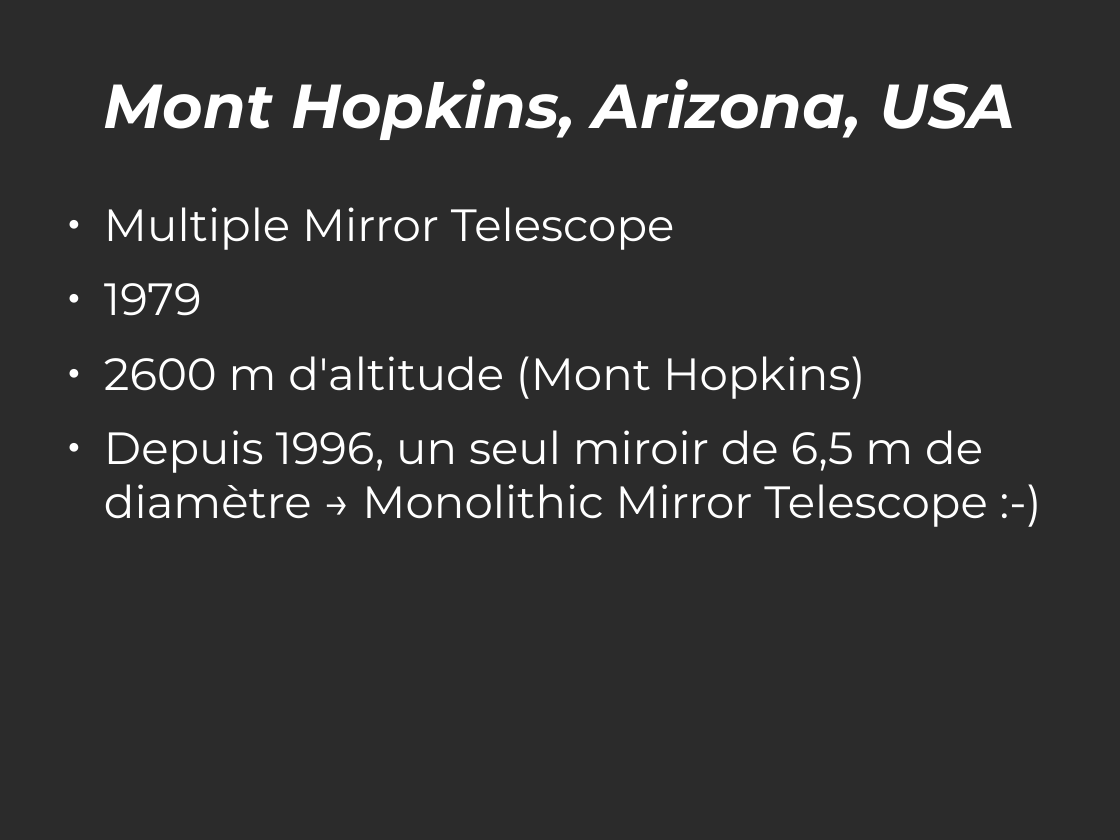
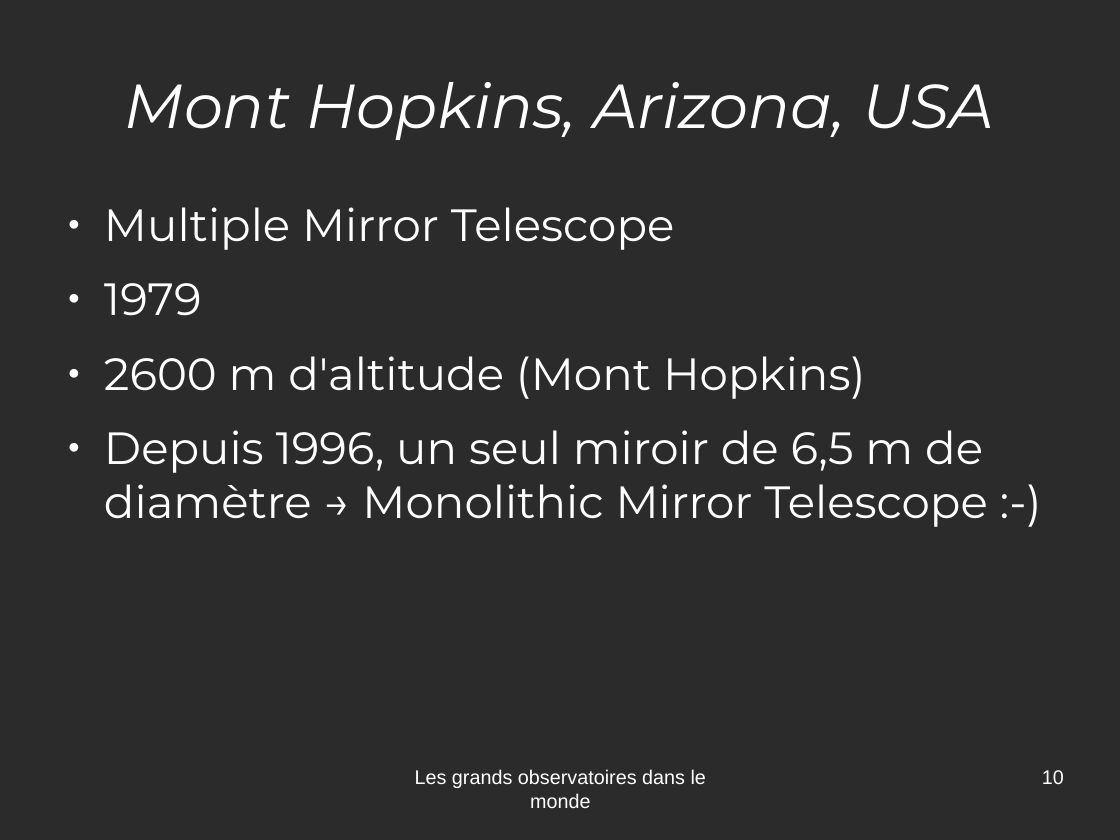
Before and after one commit to jcarnu/qf-astro, a slide deck: slide 10 of Ressources/Presentations/Observatoires.odp (slide 7 before the commit). Drawn at 1120x840 pixels with LibreOffice and Linux fonts; fonts in the diff are those of the drawing; background and template pictures are left out; a plain dark background stands for a picture behind light text. Boxes give left, top, right and bottom in pixels: in the first picture for what was removed or moved away, otherwise in the second. Text is boxed around its words. In the diff, an @@ line names an element or a change of style, - is before the commit and + after.

```diff
--- a/Ressources/Presentations/Observatoires.odp
+++ b/Ressources/Presentations/Observatoires.odp
@@ title "Mont Hopkins, Arizona, USA": place and size @@
-title "Mont Hopkins, Arizona, USA" at [104,79,1015,140]
+title "Mont Hopkins, Arizona, USA" at [125,82,994,140]
@@ title "Mont Hopkins, Arizona, USA" at [125,82,994,140]: bold off @@
@@ text added at [415,769,706,808], 14 pt, text #FFFFFF @@
+Les grands observatoires dans le monde
@@ page number added at [1042,770,1064,784], 14 pt, text #FFFFFF @@
+10
```
Also in this commit, not shown: 16 other slides changed, 4 slides added, 1 slide removed, 8 other files.
